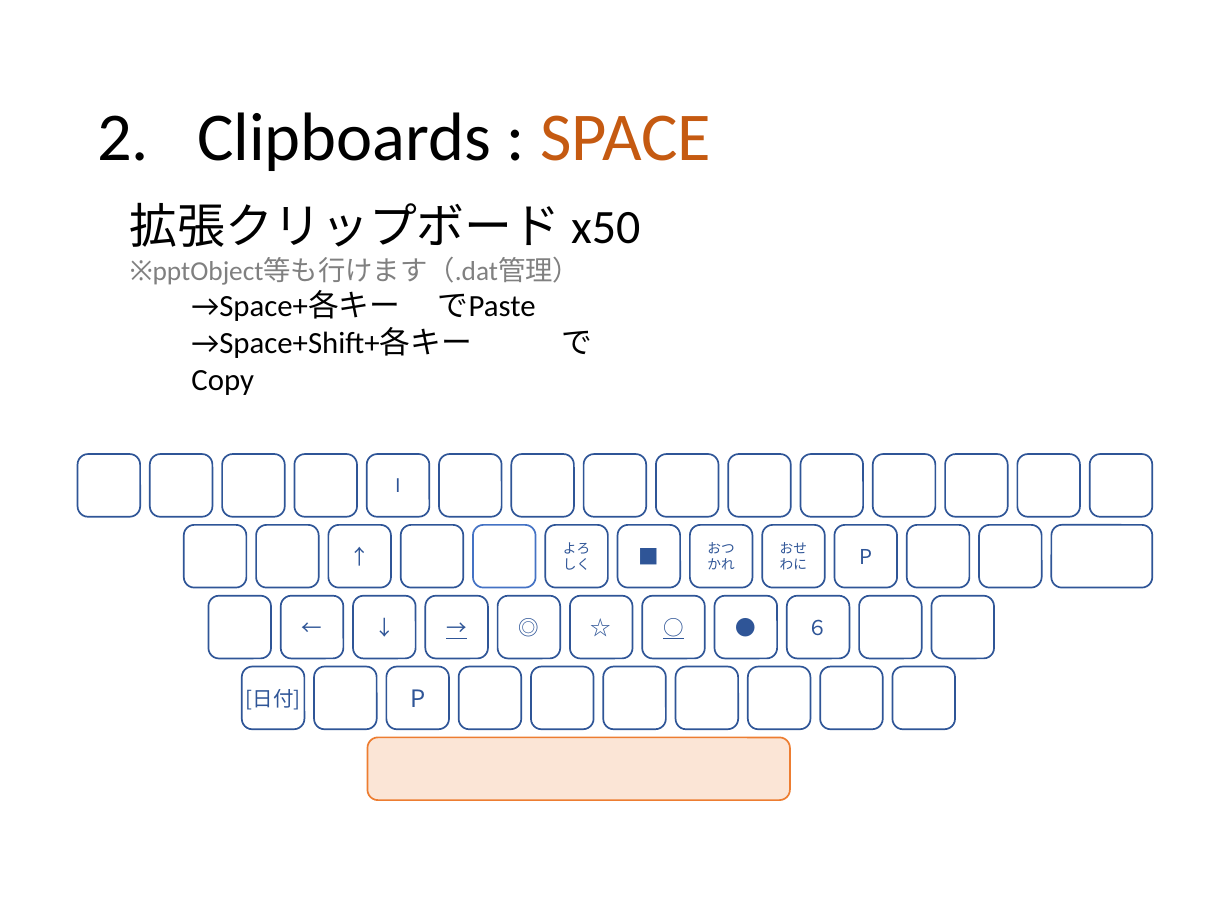
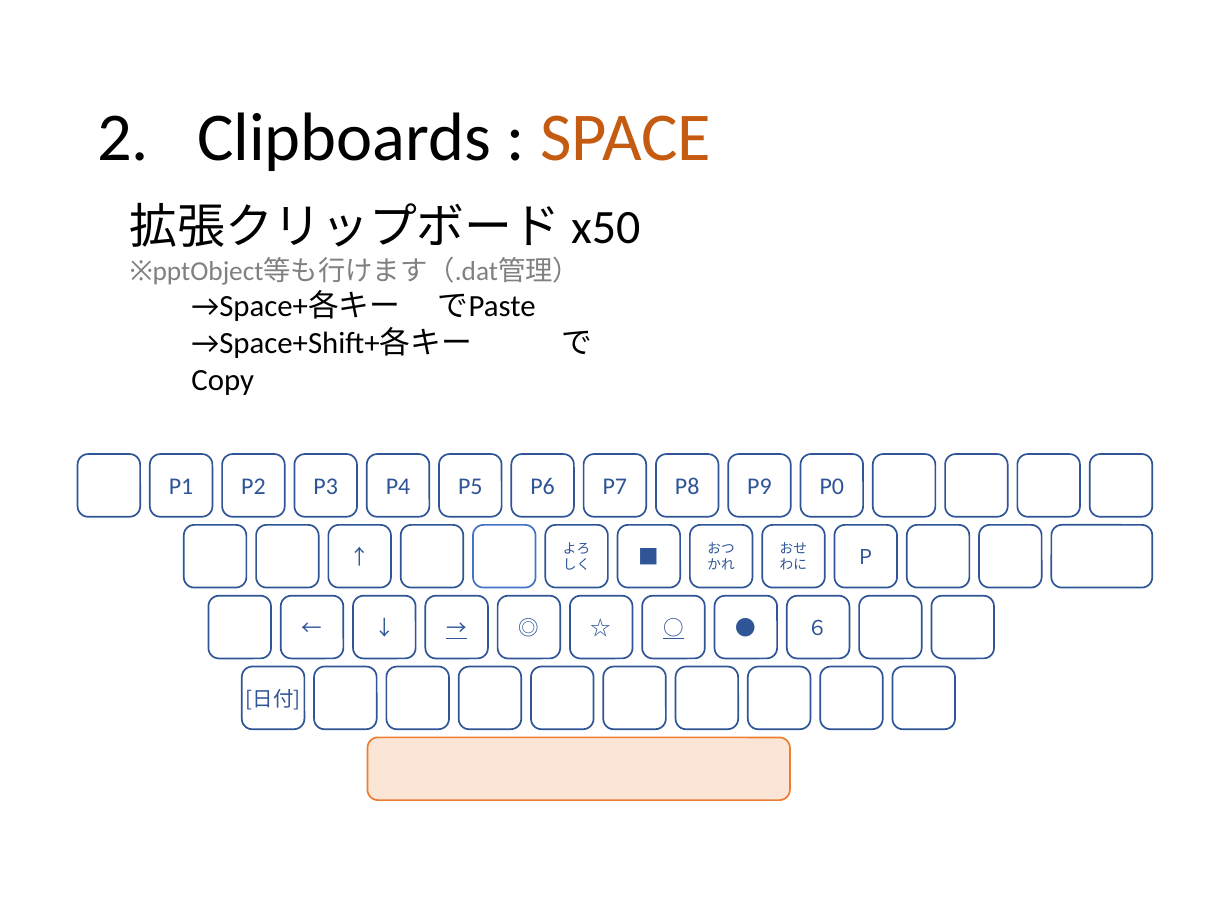
Before and after one commit to ittooo66/myAHK, a slide deck: slide 6 of MANUAL.pptx. Drawn at 1232x924 pixels with LibreOffice and Linux fonts; fonts in the diff are those of the drawing. Boxes give left, top, right and bottom in pixels: in the first picture for what was removed or moved away, otherwise in the second. Text is boxed around its words. In the diff, an @@ line names an element or a change of style, - is before the commit and + after.

```diff
--- a/MANUAL.pptx
+++ b/MANUAL.pptx
@@ text in rounded rectangle at (169, 478, 193, 494): text added @@
+P1
@@ text in rounded rectangle at (241, 478, 265, 494): text added @@
+P2
@@ text in rounded rectangle at (313, 478, 337, 494): text added @@
+P3
@@ text in rounded rectangle at (386, 478, 410, 494): text changed; size 11 to 14 pt; font Noto Sans CJK JP to Calibri @@
-I
+P4
@@ text in rounded rectangle at (458, 478, 482, 494): text added @@
+P5
@@ text in rounded rectangle at (530, 478, 554, 494): text added @@
+P6
@@ text in rounded rectangle at (603, 478, 627, 494): text added @@
+P7
@@ text in rounded rectangle at (675, 477, 699, 494): text added @@
+P8
@@ text in rounded rectangle at (747, 478, 771, 494): text added @@
+P9
@@ text in rounded rectangle at (820, 478, 844, 494): text added @@
+P0
@@ text in rounded rectangle at (410, 689, 425, 707): text removed @@
-P
```
Also in this commit, not shown: 4 other slides changed, 1 slide removed.
